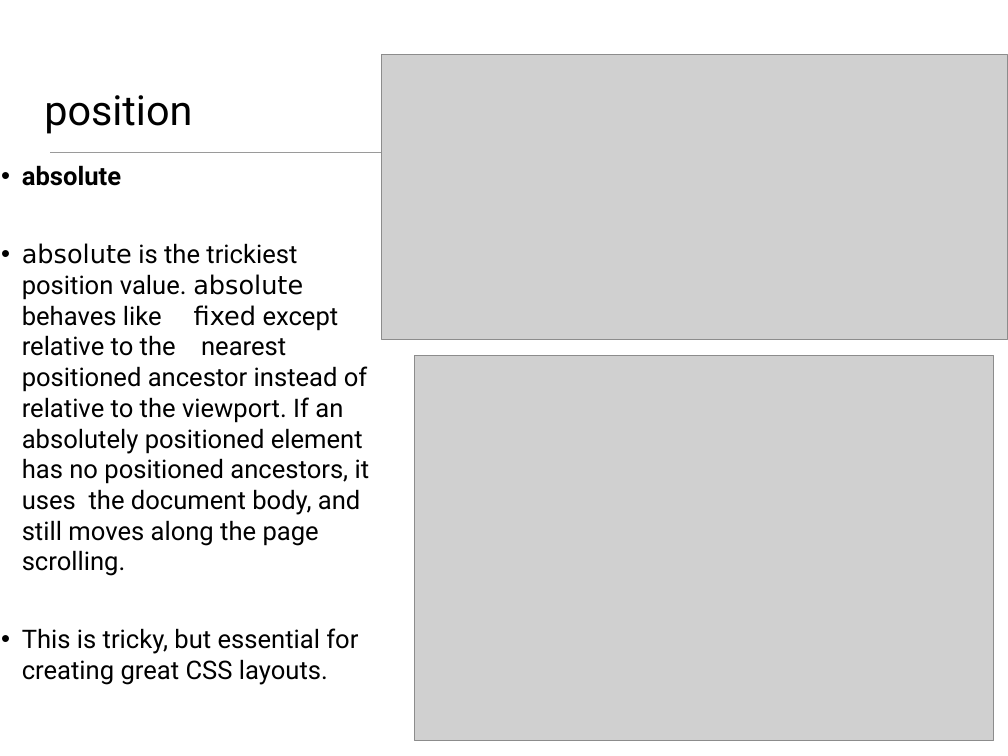
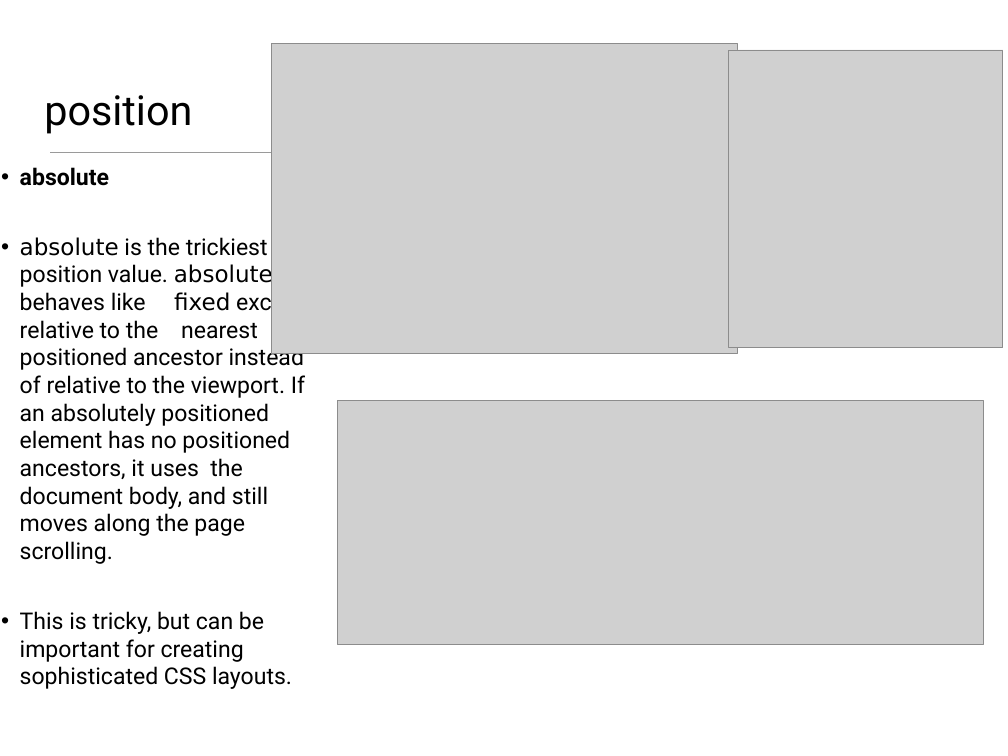
Before and after one commit to wit-web-dev-2015/web-dev-1, a slide deck: slide 13 of topic06/talk-1/a-css-layout-part1.pptx. Drawn at 1008x756 pixels with LibreOffice and Linux fonts; fonts in the diff are those of the drawing; grey boxes stand for pictures. Boxes give left, top, right and bottom in pixels: in the first picture for what was removed or moved away, otherwise in the second. Text is boxed around its words. In the diff, an @@ line names an element or a change of style, - is before the commit and + after.

Commit message:
slide layout update

```diff
--- a/topic06/talk-1/a-css-layout-part1.pptx
+++ b/topic06/talk-1/a-css-layout-part1.pptx
@@ picture: place and size @@
-picture at (415, 356, 994, 741)
+picture at (271, 44, 737, 354)
@@ picture removed at (381, 55, 1007, 340) @@
@@ picture added at (729, 50, 1003, 347) @@
@@ text at (20, 167, 305, 564): size 26 to 23.4 pt in "absolute", "absolute is the trickiest position value. absolute ..."; indent changed; less space between paragraphs @@
@@ picture added at (337, 400, 983, 644) @@
@@ text at (20, 611, 292, 689): text changed; size 26 to 23.4 pt @@
-• This is tricky, but essential for creating great CSS layouts.
+• This is tricky, but can be important for creating sophisticated CSS layouts.
```
Also in this commit, not shown: 12 other slides changed, 1 slide added, 16 other files.
